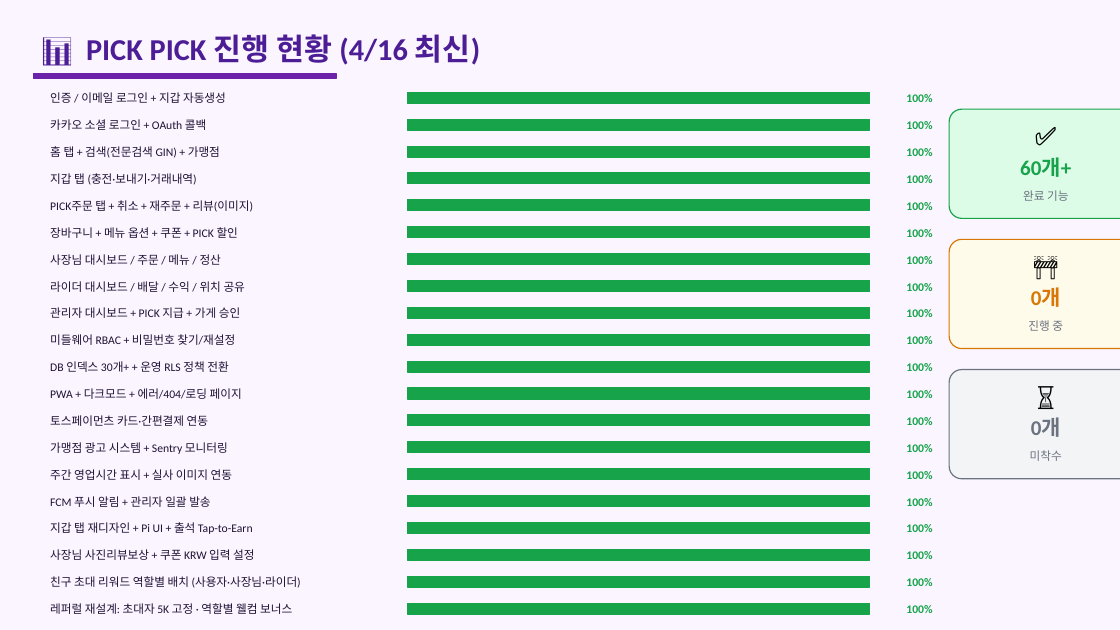
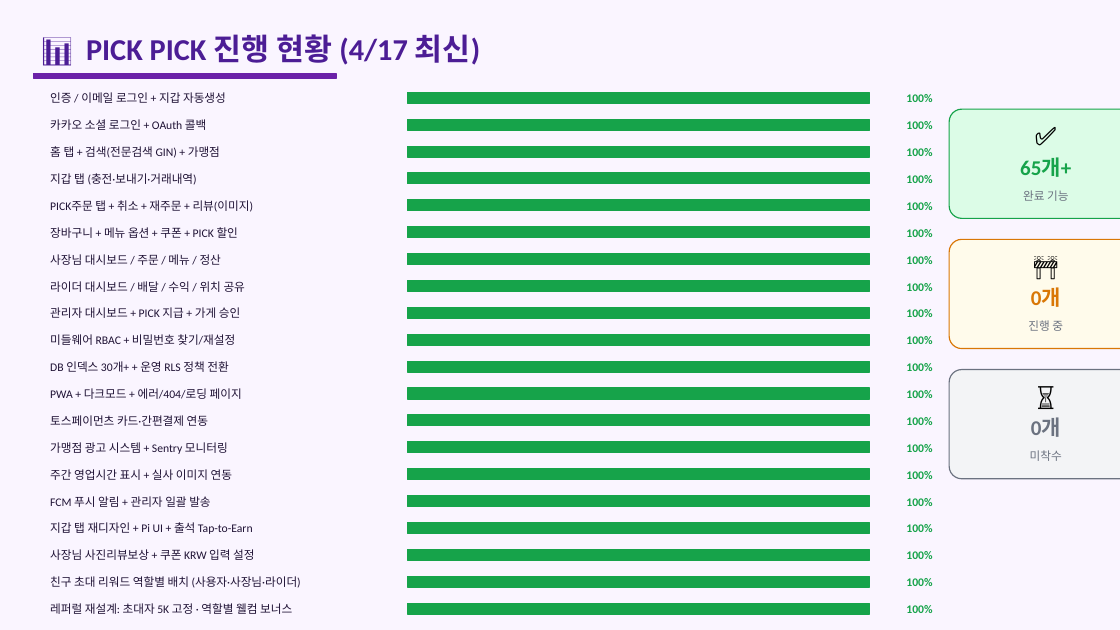
Before and after one commit to skbmh82/PICK-PICK-delivery, a slide deck: slide 2 of PICKPICK_프로젝트현황.pptx. Drawn at 1120x630 pixels with LibreOffice and Linux fonts; fonts in the diff are those of the drawing. Boxes give left, top, right and bottom in pixels: in the first picture for what was removed or moved away, otherwise in the second. Text is boxed around its words. In the diff, an @@ line names an element or a change of style, - is before the commit and + after.

```diff
--- a/PICKPICK_프로젝트현황.pptx
+++ b/PICKPICK_프로젝트현황.pptx
@@ text at bbox=[86, 34, 480, 65]: text changed @@
-📊 PICK PICK 진행 현황 (4/16 최신)
+📊 PICK PICK 진행 현황 (4/17 최신)
@@ text at bbox=[1020, 158, 1071, 177]: text changed @@
-60개+
+65개+
```
Also in this commit, not shown: 3 other slides changed, 1 slide added, 1 other file.
